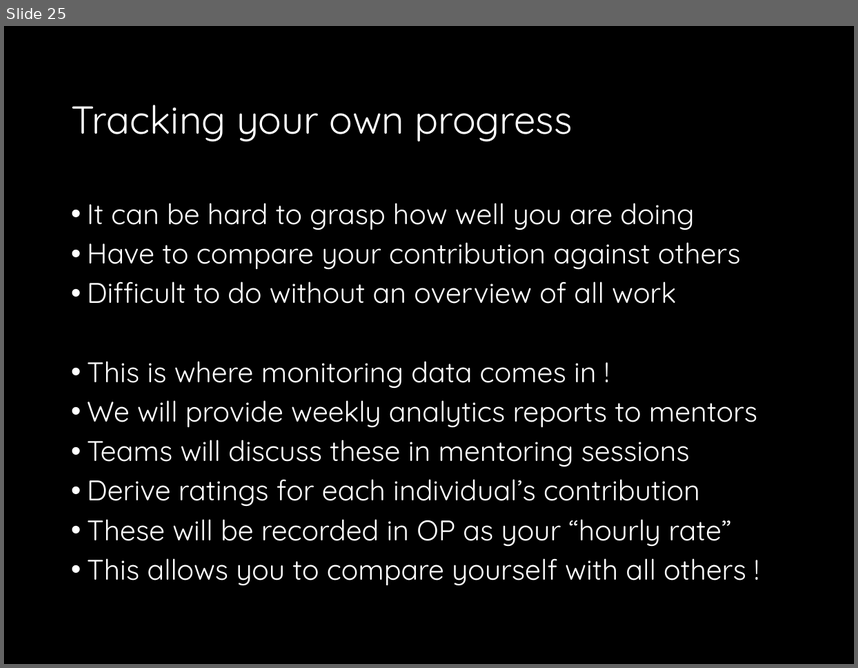
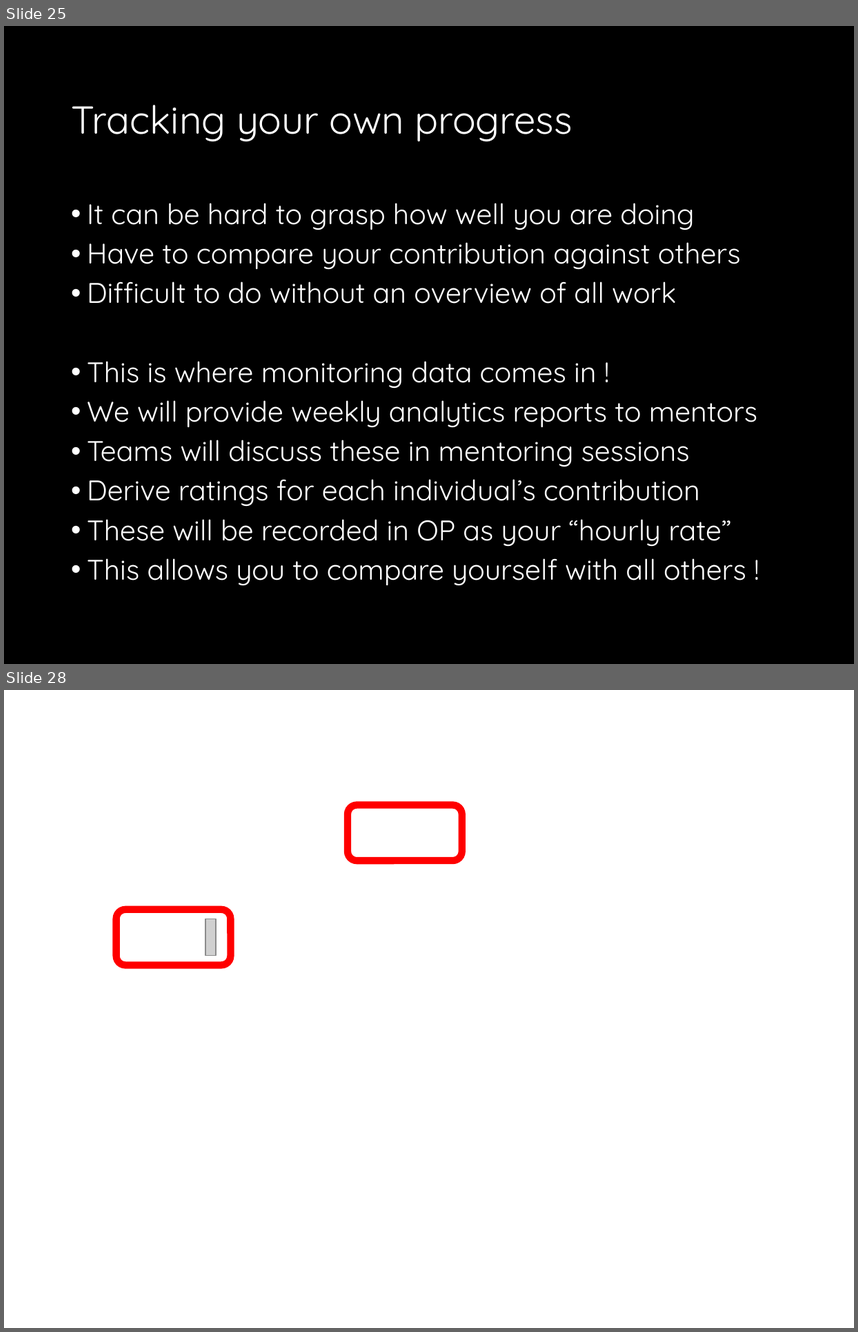
Before and after one commit to fossabot/SPE2018, a slide deck: Lecture Slides/02 Open Project.pptx. Shown one above the other, each under a label of ours: slide 25 before the commit, slides 25 and 28 after it; the slides between them are not shown. The pictures are 858x668 and 858x1332 pixels, drawn with LibreOffice and Linux fonts; fonts in the diff are those of the drawing; grey boxes stand for pictures; background and template pictures are left out. Boxes give left, top, right and bottom in pixels: in the first picture for what was removed or moved away, otherwise in the second. Text is boxed around its words. In the diff, an @@ line names an element or a change of style, - is before the commit and + after.

```diff
--- a/Lecture Slides/02 Open Project.pptx
+++ b/Lecture Slides/02 Open Project.pptx
@@ slide 28 added at bbox=[4, 690, 854, 1328], background picture (left out) @@
@@ rectangle added at bbox=[4, 690, 854, 1328], fill #FFFFFF @@
@@ rounded rectangle added at bbox=[348, 805, 462, 860], outline #FF0000 6 pt @@
@@ rounded rectangle added at bbox=[116, 909, 231, 965], outline #FF0000 6 pt @@
@@ picture added at bbox=[205, 918, 216, 955] @@
```
Also in this commit, not shown: 2 other slides added.
